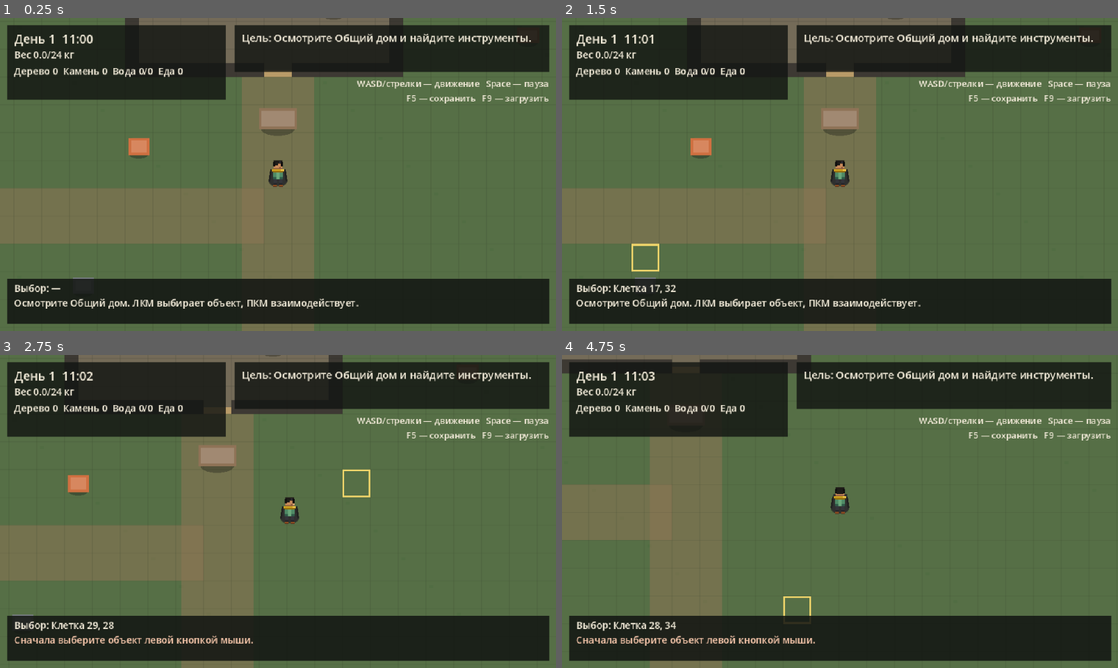
Above: before the commit, frames 1-4 (two rows, left to right).
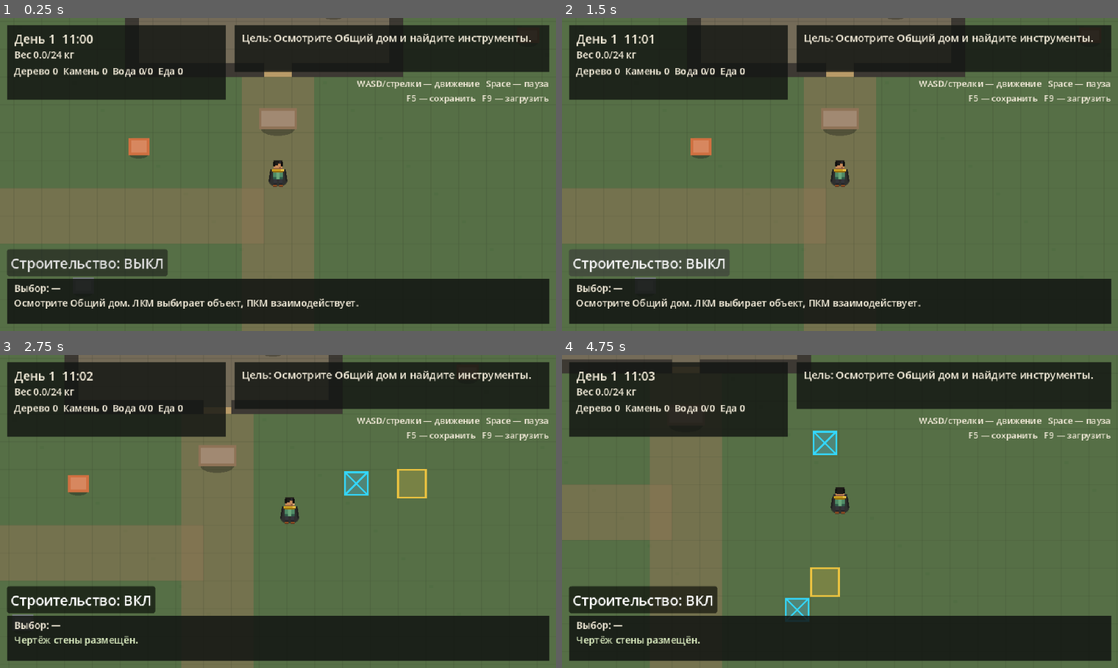
Above: after the commit, the same moments.

Repository: send-y/The_Last_Garden
Game: Godot game, scene res://src/main/main.tscn
Same seed, same stepped clock (60 frames per second), same inputs: the game is played once before the commit and once after it.
Inputs (mouse positions are in pixels of both pictures, inside the frame that each line leads up to):
- Up to frame 1 (0.25 s): no input
- Up to frame 2 (1.5 s): click (650, 262) at 0.5 s, where only the run after the commit has a clickable "Строительство: ВЫКЛ"; click (645, 262) at 1.25 s, where only the run after the commit has a clickable "Строительство: ВКЛ"
- Up to frame 3 (2.75 s): tap Enter at 2 s; move the mouse to (400, 495) at 2.02 s; hold D (move_right) from 2.03 s (still down); hold E (interact) from 2.03 s (still down); click (400, 495) at 2.17 s
- Up to frame 4 (4.75 s): move the mouse to (728, 527) at 2.77 s; release D (move_right) at 2.78 s; release E (interact) at 2.78 s; hold S (move_down) 2.78-3.53 s; tap E (interact) at 2.85, 4.35 s; move the mouse to (895, 442) at 3.52 s; hold D (move_right) 3.53-4.28 s; hold E (interact) 3.53-4.28 s; move the mouse to (812, 574) at 4.27 s; hold W (move_up) from 4.28 s (still down); click (812, 574) at 4.42 s

The runs differ from the first frame. In frame 1, 2.5% of the frame differs, in the area x 1-31%, y 73-83%; in frame 2, 2.6%; in frame 3, 4.1%; in frame 4, 4.3%, in the area x 1-50%, y 24-93%.

Commit message:
Move construction mode into gameplay

Diff:
--- a/game/localization/core.csv
+++ b/game/localization/core.csv
@@ -166,3 +166,12 @@
 save.error.version_integer,"Сохранение повреждено: версия формата должна быть целым числом."
 save.error.version_range,"Сохранение повреждено: версия формата вне допустимого диапазона."
 save.error.future_version,"Сохранение создано более новой версией игры."
+ui.construction.mode.off,"Строительство: ВЫКЛ"
+ui.construction.mode.on,"Строительство: ВКЛ"
+construction.feedback.blueprint_placed,"Чертёж стены размещён."
+construction.feedback.blueprint_cancelled,"Чертёж отменён."
+construction.feedback.blocked_cell,"Здесь нельзя строить."
+construction.feedback.occupied_cell,"Эта клетка уже занята."
+construction.feedback.missing_blueprint,"В этой клетке нет чертежа."
+construction.feedback.out_of_bounds,"Эта клетка находится за пределами карты."
+construction.feedback.invalid,"Команда строительства отклонена."
--- a/game/src/main/main.gd
+++ b/game/src/main/main.gd
@@ -1,13 +1,28 @@
 extends Node2D
+const ConstructionCommand := preload(
+	"res://src/construction/construction_command.gd"
+)
 
 @onready var _player: PlayerController = $Player as PlayerController
 @onready var _world: FirstNightWorld = $World as FirstNightWorld
 @onready var _hud: FirstNightHud = $Hud/HudRoot as FirstNightHud
 @onready var _dusk_overlay: ColorRect = $DuskOverlay/ColorRect as ColorRect
+@onready var _construction_cursor: ConstructionCursor = (
+	$ConstructionCursor as ConstructionCursor
+)
 
 
 func _ready() -> void:
 	_world.selection_changed.connect(_hud.set_selection)
+	_hud.build_mode_toggled.connect(
+	_construction_cursor.set_build_mode_active
+	)
+	_construction_cursor.cell_selected.connect(
+		_on_construction_cell_selected
+	)
+	_construction_cursor.cell_cancel_requested.connect(
+		_on_construction_cell_cancel_requested
+	)
 	Session.state_reloaded.connect(_player.apply_loaded_position)
 	Session.time_changed.connect(_update_dusk_overlay)
 	_update_dusk_overlay()
@@ -25,6 +40,42 @@
 		get_viewport().set_input_as_handled()
 
 
+func _on_construction_cell_selected(cell: Vector2i) -> void:
+	var command: Dictionary = ConstructionCommand.place_wall_blueprint(cell)
+	var result: Dictionary = Session.execute_construction_command(command)
+	_show_construction_result(result)
+
+func _on_construction_cell_cancel_requested(cell: Vector2i) -> void:
+	var command: Dictionary = ConstructionCommand.cancel_blueprint(cell)
+	var result: Dictionary = Session.execute_construction_command(command)
+	_show_construction_result(result)
+
+
+func _show_construction_result(result: Dictionary) -> void:
+	var reason_id: String = String(result.get("reason_id", ""))
+	var message_key: String = "construction.feedback.invalid"
+
+	match reason_id:
+		"core:blueprint_placed":
+			message_key = "construction.feedback.blueprint_placed"
+		"core:blueprint_cancelled":
+			message_key = "construction.feedback.blueprint_cancelled"
+		"core:blocked_cell":
+			message_key = "construction.feedback.blocked_cell"
+		"core:occupied_cell":
+			message_key = "construction.feedback.occupied_cell"
+		"core:missing_blueprint":
+			message_key = "construction.feedback.missing_blueprint"
+		"core:out_of_bounds":
+			message_key = "construction.feedback.out_of_bounds"
+
+	Session.notify_player_key(
+		message_key,
+		{},
+		bool(result.get("success", false))
+	)
+
+
 func _update_dusk_overlay() -> void:
 	var minute: int = Session.get_minute_of_day()
 	var alpha: float = 0.0
--- a/game/src/main/main.tscn
+++ b/game/src/main/main.tscn
@@ -6,6 +6,7 @@
 [ext_resource type="Script" uid="uid://cgesqdx755ts2" path="res://src/player/player_controller.gd" id="3_player"]
 [ext_resource type="Script" uid="uid://bx6bnkfvmv6ns" path="res://src/ui/first_night_hud.gd" id="4_hud"]
 [ext_resource type="Script" uid="uid://dp126q6yi24gd" path="res://src/construction/structure_layer.gd" id="4_jqarl"]
+[ext_resource type="Script" uid="uid://dv5nnmx54ujlp" path="res://src/construction/construction_cursor.gd" id="7_30cu5"]
 
 [sub_resource type="CapsuleShape2D" id="CapsuleShape2D_player"]
 radius = 6.0
@@ -57,3 +58,7 @@
 grow_horizontal = 2
 grow_vertical = 2
 script = ExtResource("4_hud")
+
+[node name="ConstructionCursor" type="Node2D" parent="." unique_id=1089441217]
+script = ExtResource("7_30cu5")
+metadata/_custom_type_script = "uid://dv5nnmx54ujlp"
--- a/game/src/ui/first_night_hud.gd
+++ b/game/src/ui/first_night_hud.gd
@@ -1,5 +1,6 @@
 class_name FirstNightHud
 extends Control
+signal build_mode_toggled(active: bool)
 
 const Content := preload("res://src/content/first_night_content.gd")
 const Localized := preload("res://src/localization/localized_text.gd")
@@ -10,6 +11,7 @@
 var _selection_label: Label
 var _message_label: Label
 var _controls_label: Label
+var _build_mode_button: Button
 
 
 func _ready() -> void:
@@ -88,6 +90,14 @@
 	_objective_label = _make_label(objective_panel, Vector2(8.0, 6.0), Vector2(346.0, 42.0), 12)
 	_objective_label.autowrap_mode = TextServer.AUTOWRAP_WORD_SMART
 
+	_build_mode_button = Button.new()
+	_build_mode_button.position = Vector2(8.0, 266.0)
+	_build_mode_button.size = Vector2(160.0, 28.0)
+	_build_mode_button.toggle_mode = true
+	_build_mode_button.text = Localized.resolve("ui.construction.mode.off")
+	_build_mode_button.toggled.connect(_on_build_mode_toggled)
+	add_child(_build_mode_button)
+
 	var bottom_panel := ColorRect.new()
 	bottom_panel.position = Vector2(8.0, 300.0)
 	bottom_panel.size = Vector2(624.0, 52.0)
@@ -142,3 +152,13 @@
 	_message_label.text = message
 	_message_label.add_theme_color_override("font_color", Color("d7e8bd") if success else Color("f0c2a7"))
 	refresh()
+
+
+func _on_build_mode_toggled(active: bool) -> void:
+	var text_key: String = (
+		"ui.construction.mode.on"
+		if active
+		else "ui.construction.mode.off"
+	)
+	_build_mode_button.text = Localized.resolve(text_key)
+	build_mode_toggled.emit(active)
Not shown, changed: docs/README.md
Not shown, added: docs/implementation/gameplay-construction-technical-plan.md
Not shown, changed: docs/roadmap.md
